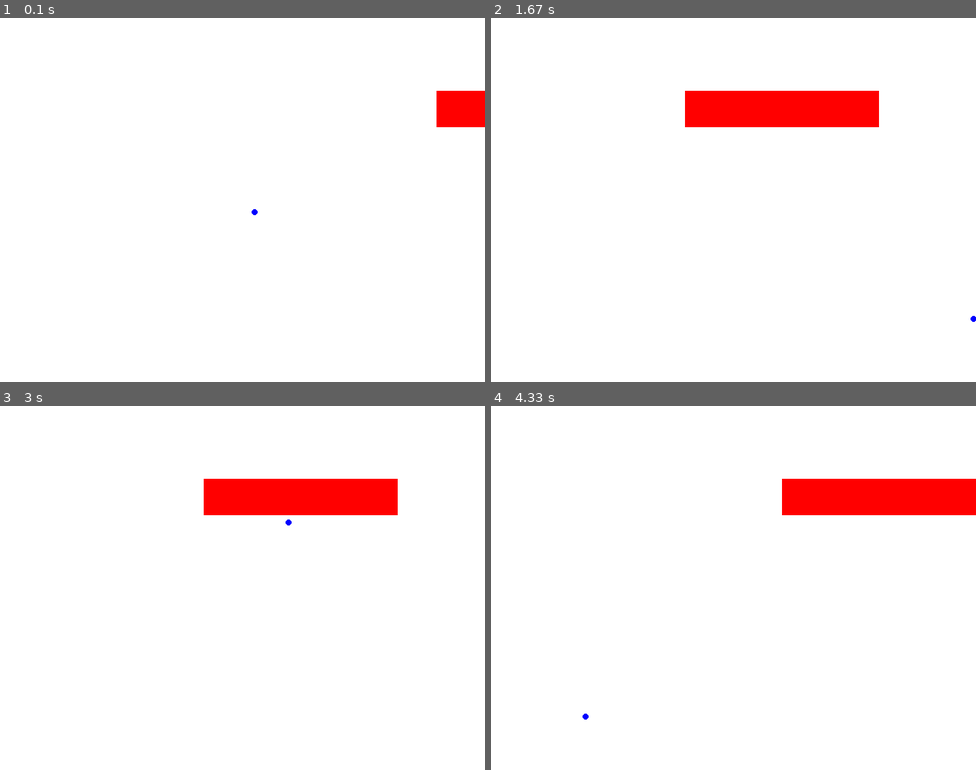
Above: before the commit, frames 1-4 (two rows, left to right).
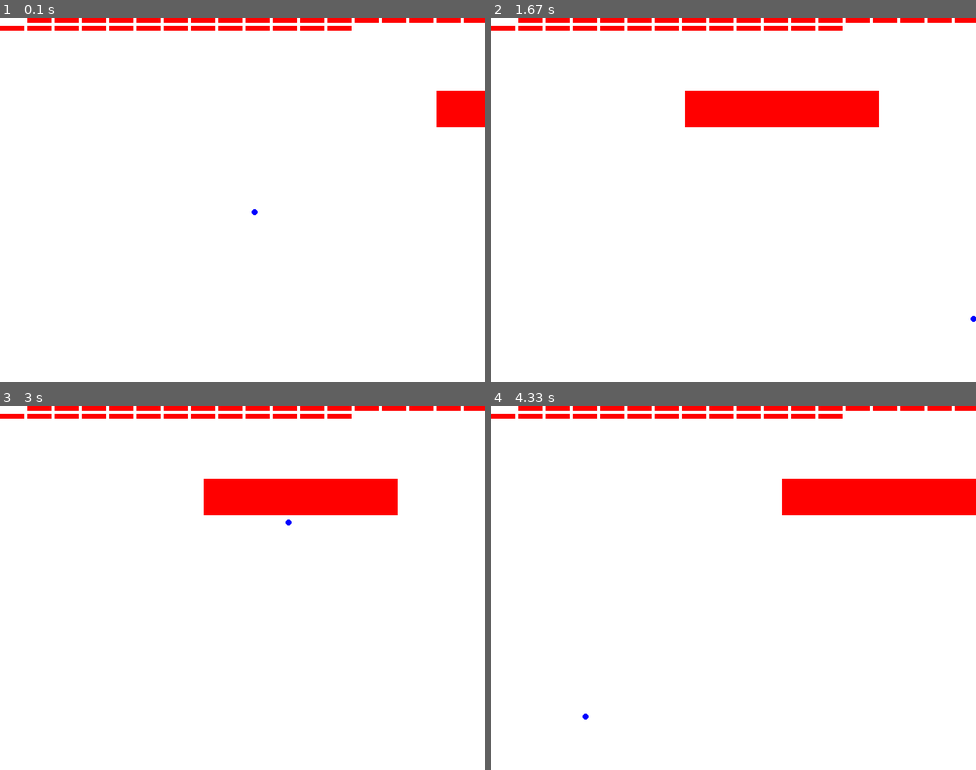
Above: after the commit, the same moments.

Repository: lplinna/AdventureGame
Game: pygame game, started from pygame/main.py
The game is run twice, just before and just after one commit, with the same random seed, the same clock (stepped at 60 frames per second) and the same inputs.
Inputs:
- Up to frame 1 (0.1 s): no input
- Up to frame 2 (1.67 s): hold Right 0.33-0.8 s; hold Right 0.83-1.3 s; hold Left from 1.33 s (still down)
- Up to frame 3 (3 s): release Left at 1.87 s; hold Left 1.9-2.3 s; hold Right 2.33-2.97 s
- Up to frame 4 (4.33 s): hold Left 3-3.47 s; hold Right 3.5-3.97 s; hold Right from 4 s (still down)

The runs differ from the first frame. In frame 1, 2.0% of the frame differs, in the area x 0-100%, y 0-4%; in frame 2, 2.0%; in frame 3, 2.0%; in frame 4, 2.0%.

Commit message:
Working block breaking

Diff:
--- a/pygame/main.py
+++ b/pygame/main.py
@@ -66,7 +66,7 @@
 
     def collides_brectangle(self, brectangle):
        if self.inside_rectangle(brectangle):
-        print("Inside")
+        #print("Inside")
         if self.y > brectangle.y + brectangle.height:
            self.vely = -self.vely
         elif self.y < brectangle.y:
@@ -75,8 +75,9 @@
            self.velx = -self.velx
         elif self.x > brectangle.x + brectangle.width:
            self.velx = -self.velx
+        return True
        else:
-          print("Not inside")
+          return False
 
     def update(self):
         self.x += self.velx
@@ -93,6 +94,21 @@
 
 playerBall = Ball()
 testRect = Brectangle(GREEN,WIDTH * 0.9,HEIGHT * 0.2,WIDTH * 0.4,HEIGHT * 0.1)
+
+blocks = []
+block_width = WIDTH / 20
+block_height = block_width * 0.2
+block_spacing = 5
+b_x = 0
+b_y = 0
+for i in range(30):
+   b_x += block_width + block_spacing
+   if b_x > WIDTH:
+      b_x = 0
+      b_y += block_height + block_spacing
+   blocks.append(Brectangle(GREEN, b_x, b_y, block_width, block_height))
+
+
 
 
 running = True
@@ -116,6 +132,11 @@
     testRect.draw(screen)
     playerBall.collides_brectangle(testRect)
 
+    for block in blocks:
+       block.draw(screen)
+       if playerBall.collides_brectangle(block):
+          blocks.remove(block)
+
     pygame.display.flip()
     pygame.time.Clock().tick(60)
 
